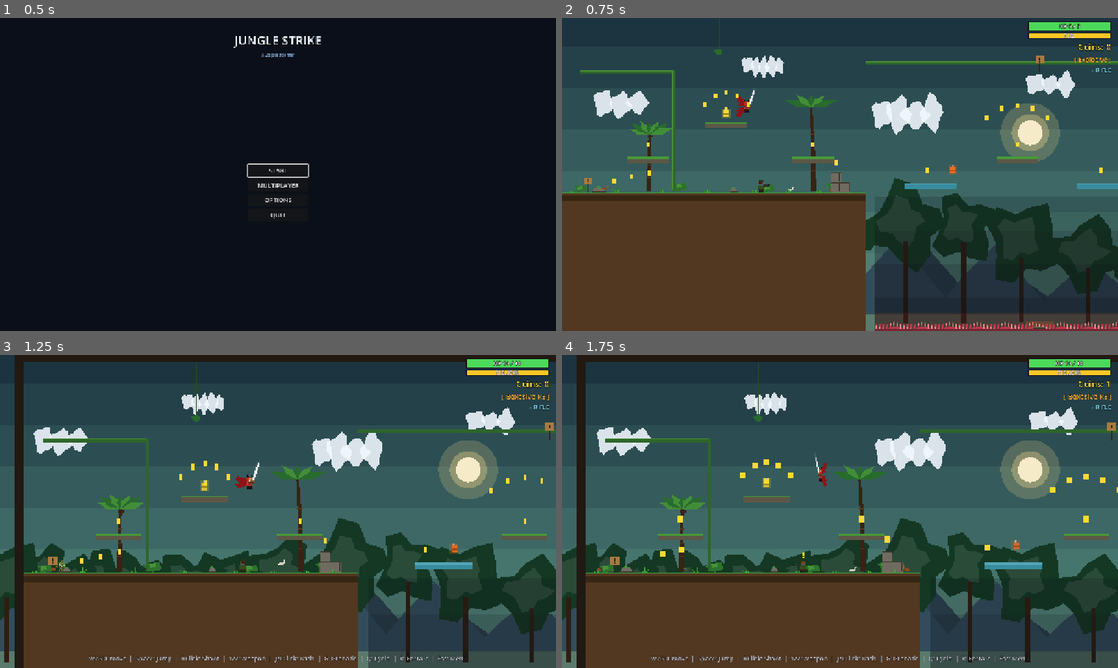
Above: before the commit, frames 1-4 (two rows, left to right).
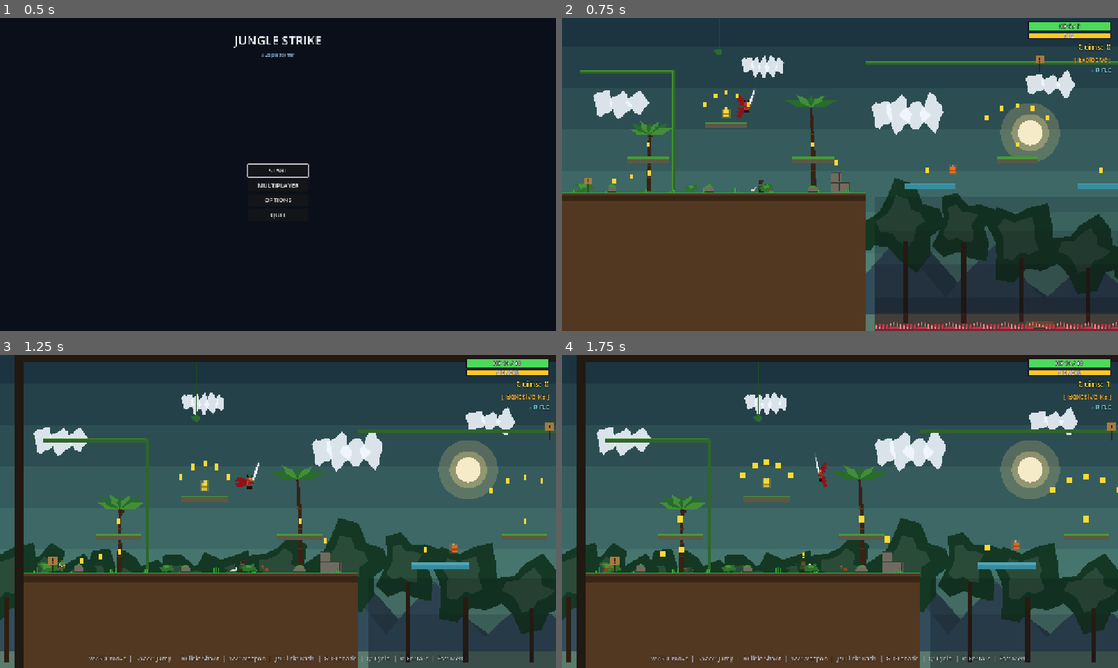
Above: after the commit, the same moments.

Repository: Crapula1/2d-platformer
Game: Godot game, scene res://scenes/MainMenu.tscn
Same seed, same stepped clock (60 frames per second), same inputs: the game is played once before the commit and once after it.
Inputs (mouse positions are in pixels of both pictures, inside the frame that each line leads up to):
- Up to frame 1 (0.5 s): no input
- Up to frame 2 (0.75 s): click "START" at 0.5 s
- Up to frame 3 (1.25 s): no input
- Up to frame 4 (1.75 s): tap Enter at 1.25 s; move the mouse to (962, 495) at 1.27 s; hold D (move_right) from 1.28 s (still down); tap X (roll) at 1.35 s; click (962, 495) at 1.42 s; tap Space (jump) at 1.52 s

Frame 1 is identical in both runs. In frame 2, 0.4% of the frame differs, in the area x 1-93%, y 24-56%; in frame 3, 0.5%; in frame 4, 0.5%, in the area x 5-87%, y 34-70%.

Commit message:
feat: extend level 1 with a ravine + jet-trooper boss past x=6000
- LEVEL_RIGHT pushed from 6020 to 7520.
- Section H reshaped into a three-part final approach: arching platforms
  (5200-6000), a new spike-floored ravine (6000-7000) with moving platforms,
  fire vents, and a jet-trooper mini-boss patrolling the airspace, then a
  final ground stretch (7000-7500) ending in the exit door at x=7400.
- GROUND_SPANS updated so critters spawn on the new tail ground.

Co-Authored-By: Claude Opus 4.7 <noreply@anthropic.com>

Diff:
--- a/scripts/Level.gd
+++ b/scripts/Level.gd
@@ -36,7 +36,7 @@
 const RABBIT_SCENE           := preload("res://scenes/critters/Rabbit.tscn")
 
 const LEVEL_LEFT:    float =    -20.0
-const LEVEL_RIGHT:   float =  6020.0
+const LEVEL_RIGHT:   float =  7520.0
 const LEVEL_TOP:     float =   -60.0
 const LEVEL_BOTTOM:  float =   820.0
 const GROUND_TOP:    float =   400.0
@@ -318,6 +318,7 @@
 	Vector2(2370.0, 2510.0),
 	Vector2(2660.0, 3500.0),
 	Vector2(4500.0, 6000.0),
+	Vector2(7000.0, 7500.0),
 ]
 
 func _is_on_ground(x: float, margin: float = 24.0) -> bool:
@@ -1185,13 +1186,14 @@
 	_add_soldier(5170.0, 375.0, 200.0)
 
 # -----------------------------------------------------------------------------
-# Section H — Final stretch (5200..6000): clear path, ceremonial visuals,
-# a powerup, an enemy cluster guarding the exit, and the exit door.
+# Section H — Final approach (5200..7500): arching reward platforms, then a
+# long ravine (6000..7000) with a jet-trooper mini-boss patrolling its middle,
+# then the final exit ground (7000..7500) with the door.
 # -----------------------------------------------------------------------------
 func _build_section_h_final_stretch() -> void:
 	_add_ground(5200.0, 6000.0)
 
-	# Arching reward platforms
+	# Arching reward platforms over the first stretch
 	_add_platform(5260.0, 320.0, 120.0)
 	_add_platform(5440.0, 260.0, 120.0)
 	_add_platform(5620.0, 320.0, 120.0)
@@ -1199,7 +1201,7 @@
 	# Powerup midway
 	_add_powerup(5500.0, 230.0)
 
-	# Coins
+	# Coins over the arching platforms
 	_add_coin(5310.0, 290.0)
 	_add_coin(5490.0, 230.0)
 	_add_coin(5670.0, 290.0)
@@ -1208,27 +1210,78 @@
 	_add_coin(5820.0, 374.0)
 	_add_coin(5860.0, 374.0)
 
-	# Background pipes lit toward exit
+	# Background pipes
 	_add_branch_h(5200.0, 80.0, 800.0)
-	_add_branch_v(5800.0, 80.0, 400.0)
-
-	# Arrow signs pointing toward the exit
+
+	# Arrow signs pointing toward the ravine
 	_add_arrow_sign(5320.0, 378.0)
 	_add_arrow_sign(5700.0, 378.0)
 
-	# Guard cluster at the exit — three soldiers, tighter patrols
+	# Guard cluster on the first stretch
 	_add_soldier(5320.0, 375.0, 220.0)
 	_add_soldier(5700.0, 375.0, 220.0)
 	_add_soldier(5840.0, 375.0, 140.0)
 
-	# Final grenade resupply right before the exit
+	# Grenade resupply before plunging into the ravine
 	_add_grenade_pickup(5780.0, 366.0, 0)
 
-	# Final mini-boss guarding the exit — heavier jet trooper.
-	_add_jet_trooper(5800.0, 200.0, 14)
-
-	# Exit door
-	_add_exit(5900.0, 370.0)
+	# --- The ravine (6000..7000) -----------------------------------------------
+	# Long spike-floored gap traversed with moving platforms + a static island.
+	# A jet-trooper mini-boss patrols the airspace above its full width.
+	_add_spike_row(6020.0, 6980.0, GROUND_BOTTOM - 8.0)
+	_add_pit_depth(6020.0, 6980.0)
+
+	# Extra darkness in the ravine for atmosphere
+	var darken := ColorRect.new()
+	darken.z_index = -2
+	darken.offset_left = 6020.0
+	darken.offset_top = 360.0
+	darken.offset_right = 6980.0
+	darken.offset_bottom = GROUND_BOTTOM
+	darken.color = Color(0.02, 0.03, 0.05, 0.40)
+	add_child(darken)
+
+	# Traversal platforms across the ravine
+	_add_moving_platform(6060.0, 370.0, 120.0)
+	_add_platform(6260.0, 300.0, 96.0)
+	_add_moving_platform(6420.0, 330.0, 120.0)
+	_add_platform(6600.0, 380.0, 96.0)
+	_add_moving_platform(6760.0, 320.0, 120.0)
+	_add_platform(6900.0, 380.0, 80.0)
+
+	# Two fire vents from the spike floor for added pressure
+	_add_fire_pulse(6340.0, GROUND_BOTTOM - 14.0, 6.0, 0.8)
+	_add_fire_pulse(6680.0, GROUND_BOTTOM - 14.0, 6.0, 3.4)
+
+	# Coin trail across the ravine
+	_add_coin(6108.0, 340.0)
+	_add_coin(6308.0, 270.0)
+	_add_coin(6480.0, 300.0)
+	_add_coin(6648.0, 350.0)
+	_add_coin(6820.0, 290.0)
+	_add_coin(6940.0, 350.0)
+	_add_coin_arc(6480.0, 220.0, 5, 110.0)
+
+	# Hanging pipe spanning the ravine
+	_add_branch_h(6020.0, 60.0, 960.0)
+
+	# Mini jet-trooper boss patrolling the full ravine airspace.
+	_add_jet_trooper(6500.0, 180.0, 14, 880.0, 120.0)
+
+	# --- Final exit ground (7000..7500) ----------------------------------------
+	_add_ground(7000.0, 7500.0)
+
+	# Pillar / pipe leading the eye to the exit door
+	_add_branch_v(7400.0, 80.0, 400.0)
+
+	# Last arrow sign + a coin pickup just before the door
+	_add_arrow_sign(7140.0, 378.0)
+	_add_coin(7220.0, 374.0)
+	_add_coin(7260.0, 374.0)
+	_add_coin(7300.0, 374.0)
+
+	# Exit door pushed to the end of the extended level
+	_add_exit(7400.0, 370.0)
 
 # -----------------------------------------------------------------------------
 # Camera limits — Player.tscn ships with limit_right = 2400, which is too tight
